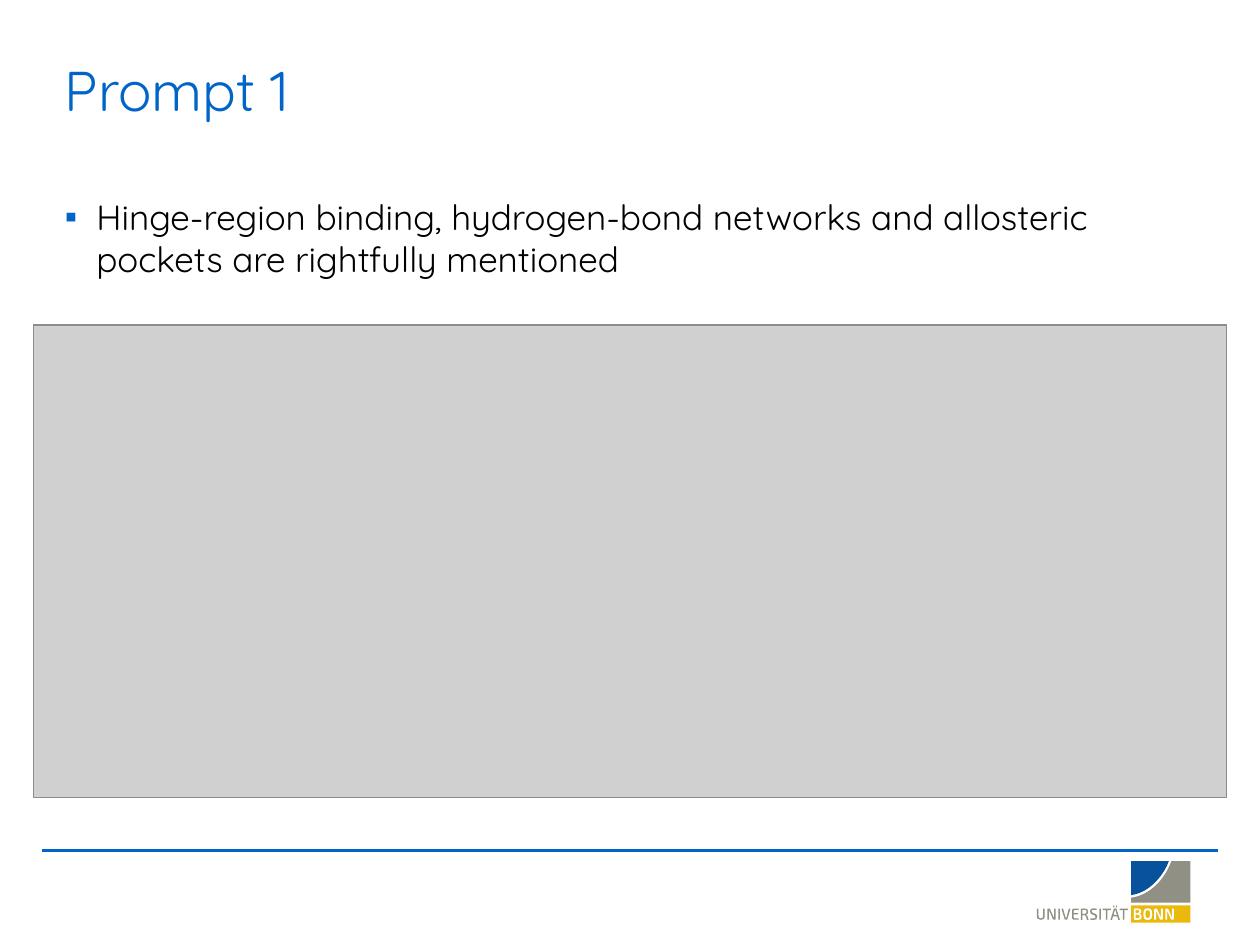
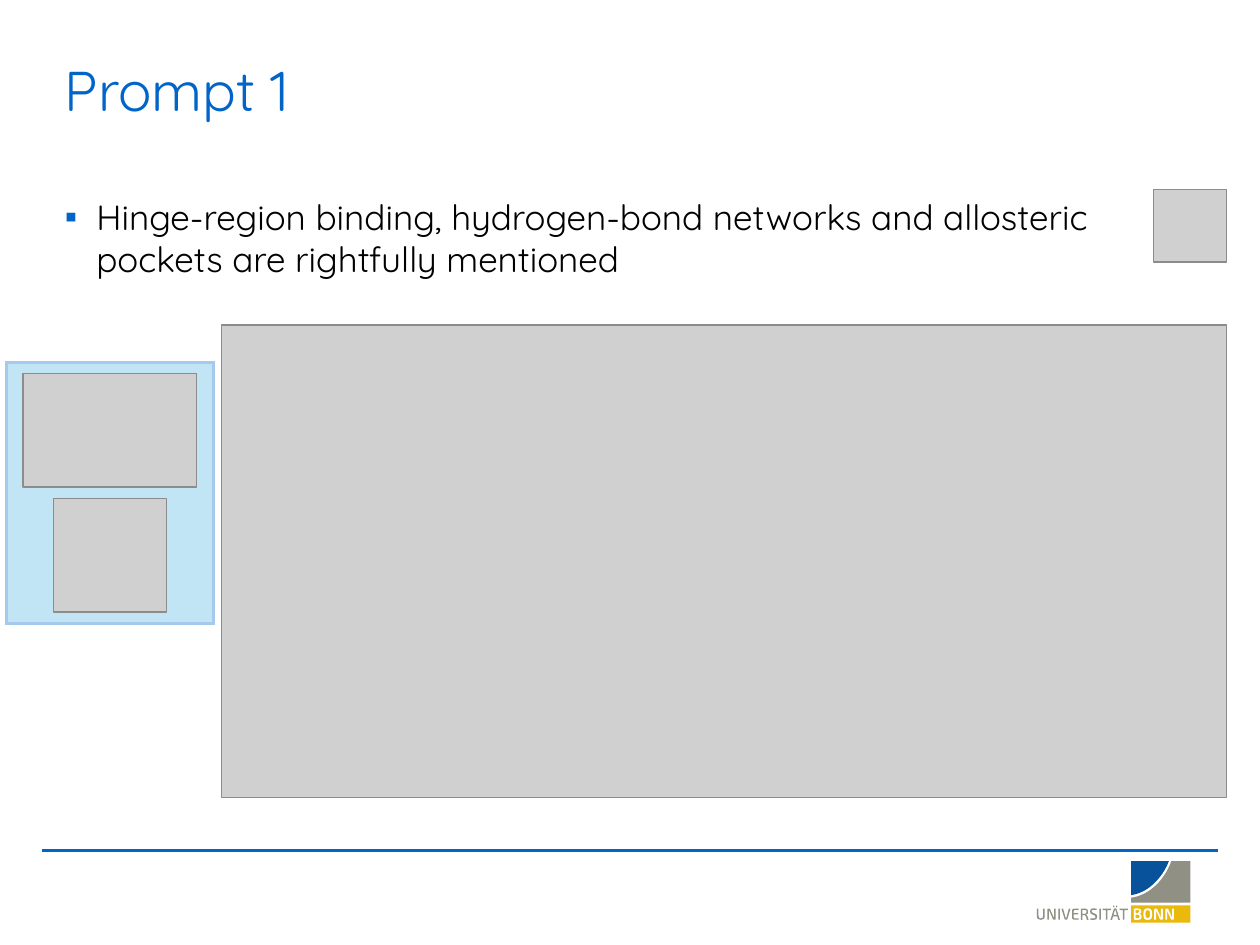
Before and after one commit to LSI-Uni-Bonn/ChemicHAL, a slide deck: slide 9 of slides/AI_Agent_Explainability.pptx. Drawn at 1260x945 pixels with LibreOffice and Linux fonts; fonts in the diff are those of the drawing; grey boxes stand for pictures; background and template pictures are left out. Boxes give left, top, right and bottom in pixels: in the first picture for what was removed or moved away, otherwise in the second. Text is boxed around its words. In the diff, an @@ line names an element or a change of style, - is before the commit and + after.

```diff
--- a/slides/AI_Agent_Explainability.pptx
+++ b/slides/AI_Agent_Explainability.pptx
@@ picture added at bbox=[1154, 189, 1227, 262] @@
@@ picture: place and size @@
-picture at bbox=[34, 325, 1226, 798]
+picture at bbox=[222, 325, 1227, 798]
@@ rectangle added at bbox=[6, 363, 213, 624], fill #C1E5F5, outline #A6CAEC 1.5 pt @@
@@ picture added at bbox=[23, 374, 197, 488] @@
@@ picture added at bbox=[53, 499, 166, 612] @@
```
Also in this commit, not shown: 23 other slides changed.
